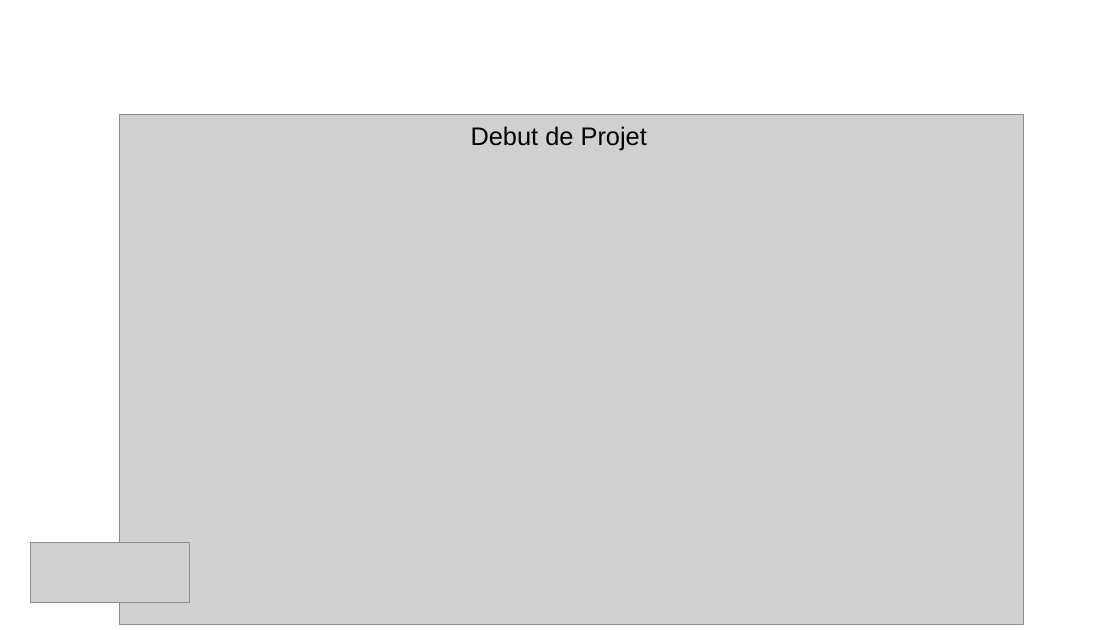
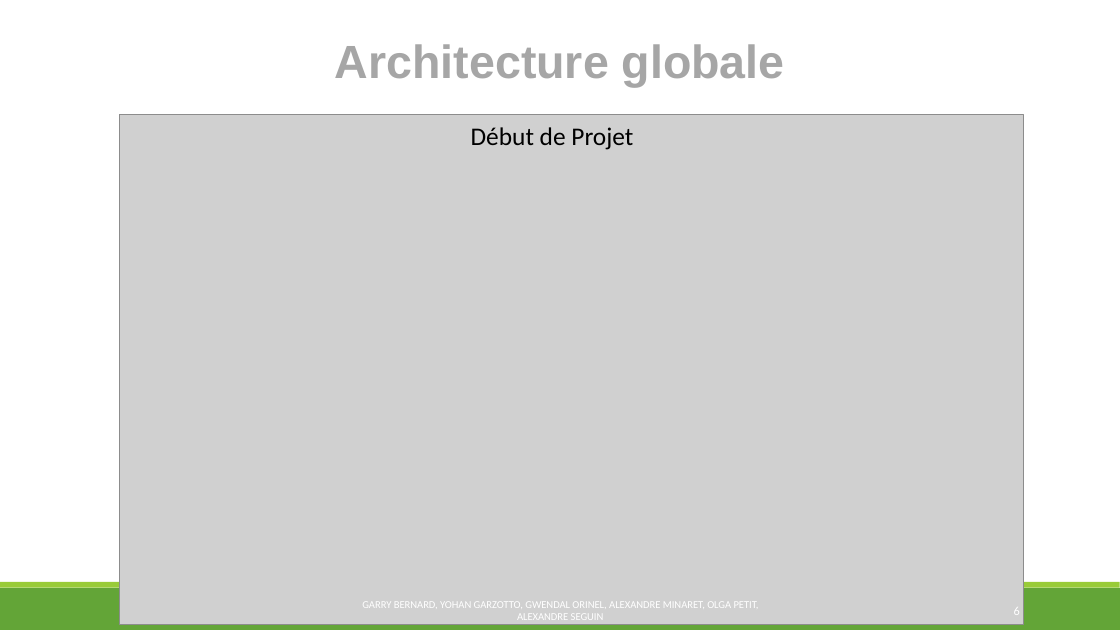
Before and after one commit to MSIR2018/Supervision-Cacti, a slide deck: slide 6 of Powerpoint.pptx. Drawn at 1120x630 pixels with LibreOffice and Linux fonts; fonts in the diff are those of the drawing; grey boxes stand for pictures; background and template pictures are left out. Boxes give left, top, right and bottom in pixels: in the first picture for what was removed or moved away, otherwise in the second. Text is boxed around its words. In the diff, an @@ line names an element or a change of style, - is before the commit and + after.

```diff
--- a/Powerpoint.pptx
+++ b/Powerpoint.pptx
@@ text "Architecture globale" at box(335, 44, 785, 87): text colour #FFFFFF to #A6A6A6 @@
@@ text at box(471, 127, 633, 150): text changed; font Arial to Calibri @@
-Debut de Projet
+Début de Projet
@@ picture removed at box(30, 543, 190, 603) @@
@@ rectangle added at box(0, 588, 1120, 630), fill #63A537 @@
@@ rectangle added at box(0, 582, 1120, 588), fill #99CB38 @@
@@ text added at box(362, 602, 759, 620), 7.4 pt, text #FFFFFF @@
+GARRY BERNARD, YOHAN GARZOTTO, GWENDAL ORINEL, ALEXANDRE MINARET, OLGA PETIT, ALEXANDRE SEGUIN
@@ page number added at box(1014, 608, 1020, 614), 8.7 pt, text #FFFFFF @@
+6
```
Also in this commit, not shown: 11 other slides changed, 1 slide added, 1 slide removed.
